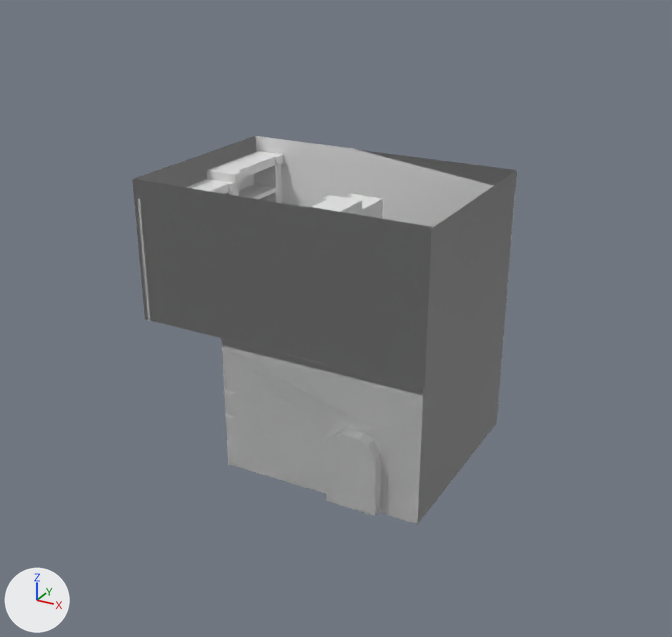
Two versions of the Blender file room (1).blend, one commit apart.
Before and after are seen from a 50 mm lens placed at (25.3, -50.7, 34.4), pointed at (-1.8, -1.3, 9.7). Arrows for +X, +Y and +Z are at lower left; the lights stay in place. The picture after the commit comes second.
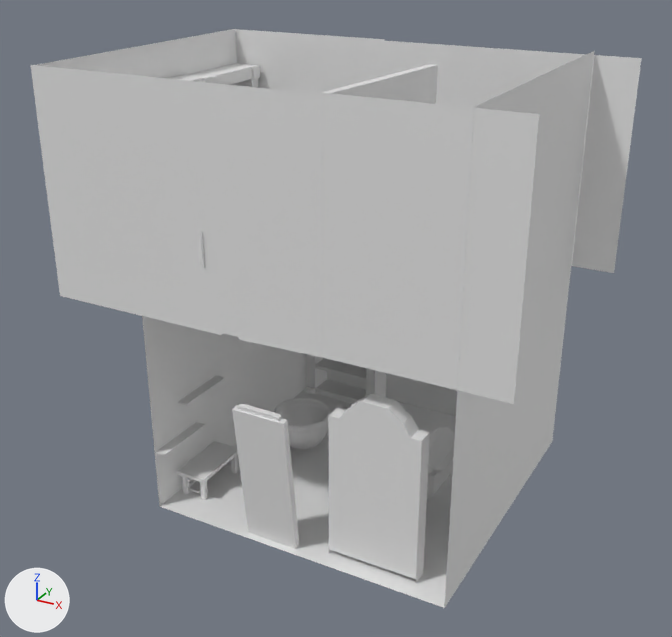
Pixel boxes [x1, y1, x2, y2] of what changed, in the pictures (672 x 637 px):
'Plane.001', moved, rescaled, modifiers changed (59% wider, 49% taller)
    before: [132, 136, 517, 388]
    after: [31, 29, 642, 404]
'Cube.014', added
    after: [142, 51, 594, 608]
'Plane', deleted
    before: [221, 170, 517, 524]
'Cube.016', added
    after: [328, 394, 430, 583]
'Plane.002', reshaped, moved, rescaled, modifiers changed
    before: [222, 338, 423, 522]
    after: [59, 64, 438, 357]
'Cube.010', added
    after: [232, 404, 299, 549]
'Cube.004', moved, rescaled
    before: [207, 151, 284, 203]
    after: [190, 64, 260, 88]
'Cube.006', moved (mostly hidden before)
    before: [229, 437, 233, 442]
    after: [177, 441, 238, 500]
'Cube.013', added
    after: [428, 427, 455, 475]
'Cube.007', moved
    before: [226, 414, 235, 419]
    after: [157, 422, 205, 456]
'Cube.008', moved
    before: [224, 390, 234, 395]
    after: [178, 376, 225, 406]
'Cube.011', added
    after: [427, 458, 453, 497]
'Cube.009', moved (not visible before)
    after: [167, 74, 212, 83]
'Cube.005', unchanged, uncovered by the edit
    before: [186, 179, 234, 195]
    after: [305, 354, 386, 404]
'Sphere', unchanged, uncovered by the edit
    after: [274, 398, 330, 452]

Patch to the scene script:
```diff
--- a/room (1).blend.py
+++ b/room (1).blend.py
@@ me_plane_002 @@
 # used by ob_plane_002; location = (0.0, 0.0, 0.0); scale = (7.0, 7.0, 7.0)
-me_plane_002.from_pydata(...)  # 70 vertices, 31 faces, 8 loose edges; spans x -1.0..1.0, y -1.11..1.0, z 0.0..2.49
+me_plane_002.from_pydata(...)  # 11 vertices, 2 faces; spans x -1.1..0.73, y -1.0..1.0, z -0.03..1.33
+# me_plane_002 part 1: the loose piece of 59 vertices spanning x -1.0..1.0, y -1.11..1.0, z 0.0..2.49 is rebuilt with 11 vertices and now spans x -1.1..0.73, y -1.0..1.0, z -0.03..1.33
+# other edits to the shape of me_plane_002 do not show in these pictures
@@ ob_plane @@
-ob_plane = bpy.data.objects.new('Plane', me_plane)
@@ ob_plane_001 @@
 ob_plane_001 = bpy.data.objects.new('Plane.001', me_plane_001)
-ob_plane_001.location = (-5.5, 0.0, 9.4)
-ob_plane_001.scale = (7.0, 6.99, 7.0)
-_m = ob_plane_001.modifiers.new('Solidify', 'SOLIDIFY')
-_m.thickness = 0.0
-_m.offset = 0.0
-_m.use_even_offset = True
-_m.use_quality_normals = True
+ob_plane_001.location = (-5.5, 0.0, 11.73)
+ob_plane_001.scale = (10.5, 10.5, 10.5)
@@ ob_cube_004 @@
 ob_cube_004 = bpy.data.objects.new('Cube.004', me_cube_004)
-ob_cube_004.location = (-12.04, 1.54, 10.47)
+ob_cube_004.location = (-15.99, 4.77, 13.37)
 ob_cube_004.rotation_euler = (0.0, 0.0, -0.00519)  # degrees (0, 0, -0.3)
+ob_cube_004.scale = (1.0, 1.0, 1.38)
@@ ob_plane_002 @@
 ob_plane_002 = bpy.data.objects.new('Plane.002', me_plane_002)
-ob_plane_002.location = (0.0, 0.0, 0.0)
-ob_plane_002.scale = (7.0, 7.0, 7.0)
+ob_plane_002.location = (-5.5, 0.0, 12.09)
+ob_plane_002.scale = (10.5, 10.5, 10.5)
 _m = ob_plane_002.modifiers.new('Solidify', 'SOLIDIFY')
-_m.thickness = 0.0
-_m.use_even_offset = True
+_m.thickness = 0.05
@@ ob_cube_009 @@
 ob_cube_009 = bpy.data.objects.new('Cube.009', me_cube_046)
-ob_cube_009.location = (-0.39, 0.52, -0.09)
+ob_cube_009.location = (-15.94, -1.62, 13.46)
@@ ob_cube_006 @@
 ob_cube_006 = bpy.data.objects.new('Cube.006', me_cube_051)
-ob_cube_006.location = (-5.77, -2.84, 0.52)
+ob_cube_006.location = (-9.05, -4.51, -2.0)
 ob_cube_006.rotation_euler = (-0.00734, 0.000206, 0.026)  # degrees (-0.4, 0, 1.5)
@@ ob_cube_007 @@
 ob_cube_007 = bpy.data.objects.new('Cube.007', me_cube_052)
-ob_cube_007.location = (-6.62, -4.83, 3.81)
+ob_cube_007.location = (-9.92, -8.13, 1.76)
 ob_cube_007.scale = (0.376, 2.17, -0.0819)
@@ ob_cube_008 @@
 ob_cube_008 = bpy.data.objects.new('Cube.008', me_cube_053)
-ob_cube_008.location = (-6.62, -4.83, 5.58)
+ob_cube_008.location = (-9.92, -5.59, 4.24)
 ob_cube_008.scale = (0.376, 2.17, -0.0712)
@@ ob_cube_016 @@
+ob_cube_016 = bpy.data.objects.new('Cube.016', me_cube_013)  # 106 vertices, 95 faces; spans x 0.15..0.72, y -1.0..-0.9, z -1.0..0.59
+ob_cube_016.location = (0.59, 1.11, 4.72)
+ob_cube_016.scale = (10.3, 10.5, 7.11)
@@ ob_cube_014 @@
+ob_cube_014 = bpy.data.objects.new('Cube.014', me_cube_011)  # 21 vertices, 8 faces, 3 loose edges; spans x -1.0..1.0, y -1.0..1.0, z -1.0..3.02
+ob_cube_014.location = (0.03, -0.03, 4.72)
+ob_cube_014.scale = (10.3, 10.5, 7.11)
@@ ob_cube_010 @@
+ob_cube_010 = bpy.data.objects.new('Cube.010', me_cube_010)  # 202 vertices, 201 faces; spans x -1.0..1.0, y -1.0..1.0, z -1.0..1.0; modifiers SOLIDIFY
+ob_cube_010.location = (-1.7, -10.31, 2.42)
+ob_cube_010.rotation_euler = (0.113, 0.0, 0.0)  # degrees (6.5, 0, 0)
+ob_cube_010.scale = (1.79, 0.226, 4.81)
@@ ob_cube_013 @@
+ob_cube_013 = bpy.data.objects.new('Cube.013', me_cube_008)  # 96 vertices, 92 faces; spans x -1.0..1.0, y -1.0..1.0, z -1.0..1.0; modifiers SOLIDIFY
+ob_cube_013.location = (6.09, -2.01, 2.27)
+ob_cube_013.rotation_euler = (0.0, -0.698, 3.142)  # degrees (0, -40, 180)
+ob_cube_013.scale = (0.918, 1.96, -0.332)
@@ ob_cube_011 @@
+ob_cube_011 = bpy.data.objects.new('Cube.011', me_cube_007)  # 60 vertices, 56 faces; spans x -1.0..1.0, y -1.0..1.0, z -1.0..1.0; modifiers SOLIDIFY
+ob_cube_011.location = (5.86, -2.01, 0.83)
+ob_cube_011.rotation_euler = (0.0, 0.0, 3.142)  # degrees (0, 0, 180)
+ob_cube_011.scale = (0.896, 1.96, 0.801)
```
